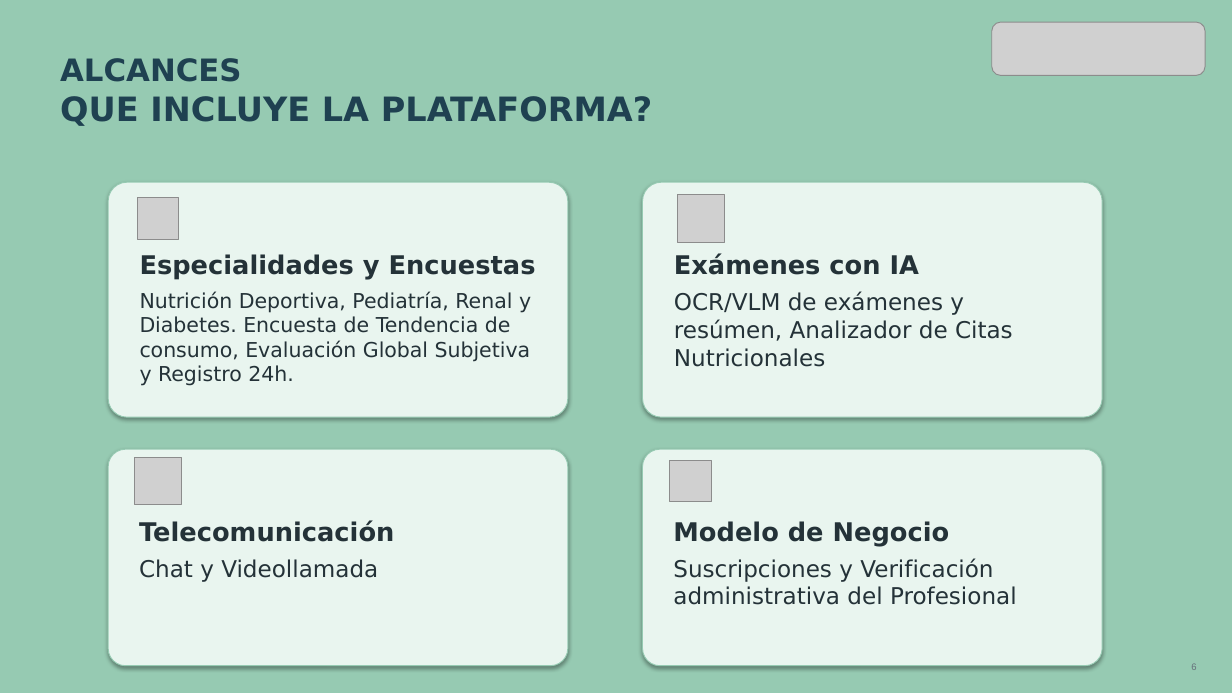
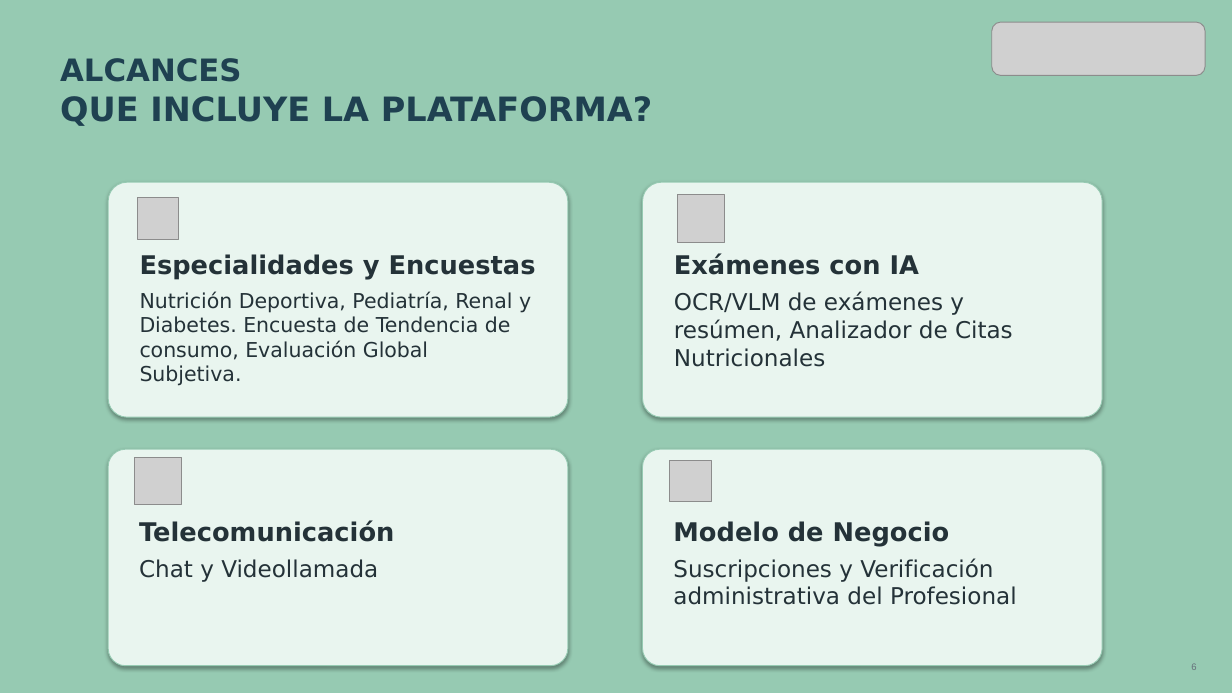
Before and after one commit to DarthBane1138/NutriLink-Capstone-documentacion, a slide deck: slide 6 of Fase 2/Evidencias Proyecto/Presentación Proyecto.pptx. Drawn at 1232x693 pixels with LibreOffice and Linux fonts; fonts in the diff are those of the drawing; grey boxes stand for pictures. Boxes give left, top, right and bottom in pixels: in the first picture for what was removed or moved away, otherwise in the second. Text is boxed around its words. In the diff, an @@ line names an element or a change of style, - is before the commit and + after.

Commit message:
Se actualiza evidencia: app nutri + resumen paciente, correcciones en pptx

```diff
--- a/Fase 2/Evidencias Proyecto/Presentación Proyecto.pptx
+++ b/Fase 2/Evidencias Proyecto/Presentación Proyecto.pptx
@@ text in rounded rectangle at [140, 291, 531, 386]: text changed @@
-Nutrición Deportiva, Pediatría, Renal y Diabetes. Encuesta de Tendencia de consumo, Evaluación Global Subjetiva y Registro 24h.
+Nutrición Deportiva, Pediatría, Renal y Diabetes. Encuesta de Tendencia de consumo, Evaluación Global Subjetiva.
```
Also in this commit, not shown: 2 other slides changed, 1 other file.
